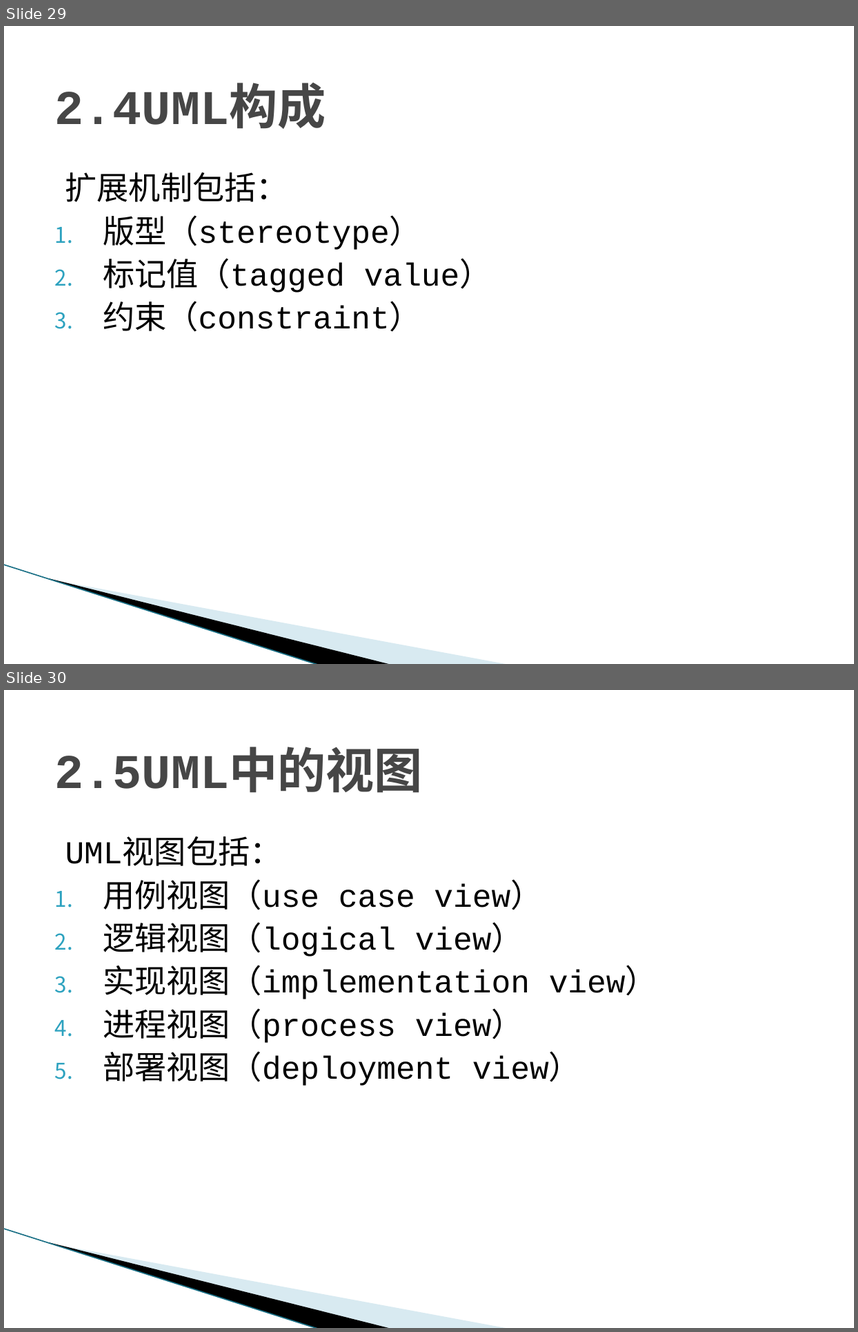
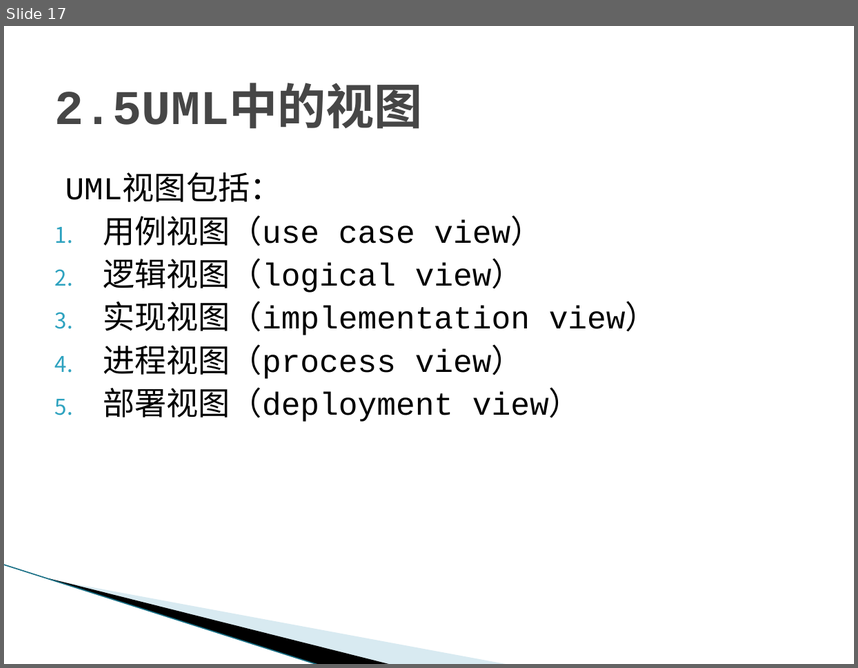
Before and after one commit to tzy502/G16, a slide deck: UML/UML概述-G16.pptx. Shown one above the other, each under a label of ours: slides 29 and 30 before the commit, slide 17 after it. The pictures are 858x1332 and 858x668 pixels, drawn with LibreOffice and Linux fonts; fonts in the diff are those of the drawing; background and template pictures are left out. Boxes give left, top, right and bottom in pixels: in the first picture for what was removed or moved away, otherwise in the second. Text is boxed around its words. In the diff, an @@ line names an element or a change of style, - is before the commit and + after.

```diff
--- a/UML/UML概述-G16.pptx
+++ b/UML/UML概述-G16.pptx
@@ slide 29 removed at (x1=4, y1=26, x2=854, y2=664), background #FFFFFF; not listed: 3 template elements that a slide beside it also shows @@
@@ title removed at (x1=55, y1=89, x2=326, y2=129) @@
-2.4UML构成
@@ text removed at (x1=65, y1=172, x2=492, y2=332) @@
-扩展机制包括：
-1. 版型（stereotype）
-2. 标记值（tagged value）
-3. 约束（constraint）
@@ what was slide 30 is now slide 17 @@
```
Also in this commit, not shown: 4 slides changed, 5 slides added, 14 other slides removed.
